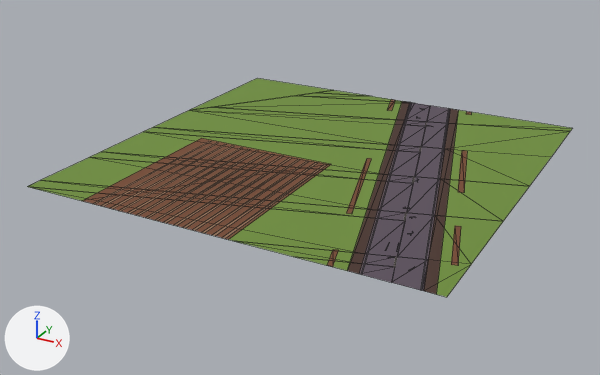
An edit to the glTF model public/assets/layouts/D-CROSSING.chunks/crossing-9-1.glb, drawn before and after from the same camera.
Camera for both pictures: a 50 mm lens placed at (138.0, -222.2, 75.8), pointed at (46.4, -55.7, -7.5). Lighting does not change. The marker at lower left points along +X, +Y and +Z. The older version comes first. Mesh edges are drawn as thin lines.

The first picture shows 'crossing-9-1'.
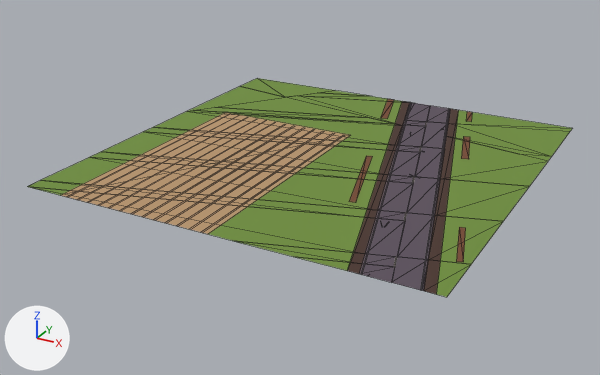
Changed parts and their boxes [x1, y1, x2, y2] in the pictures (600 x 375 px):
part 1 of me_countryside_102, rebuilt (35% wider, 35% taller)
    before: [101, 143, 218, 207]
    after: [99, 119, 257, 206]
part 2 of me_countryside_102, rebuilt (36% wider, 36% taller)
    before: [93, 141, 210, 204]
    after: [88, 117, 248, 203]
part 3 of me_countryside_102, rebuilt (16% wider, 19% taller)
    before: [83, 138, 331, 240]
    after: [61, 112, 350, 234]
part 4 of me_countryside_102, rebuilt
    before: [451, 226, 461, 265]
    after: [456, 227, 466, 262]
part 5 of me_countryside_102, rebuilt
    before: [388, 99, 395, 111]
    after: [381, 99, 394, 119]
part 6 of me_countryside_102, rebuilt (8% narrower, 16% shorter)
    before: [346, 158, 371, 214]
    after: [349, 156, 372, 203]
part 7 of me_countryside_102, rebuilt (34% wider, 36% taller)
    before: [202, 161, 308, 233]
    after: [202, 135, 344, 233]
part 8 of me_countryside_102, rebuilt (36% wider, 34% taller)
    before: [193, 159, 299, 231]
    after: [189, 133, 334, 230]
part 9 of me_countryside_102, rebuilt (35% wider, 35% taller)
    before: [183, 158, 292, 228]
    after: [177, 131, 324, 226]
part 10 of me_countryside_102, rebuilt (35% wider, 32% taller)
    before: [174, 156, 284, 226]
    after: [165, 130, 314, 223]
part 11 of me_countryside_102, deleted
    before: [111, 111, 471, 269]
part 12 of me_countryside_102, reshaped
    before: [118, 78, 448, 211]
    after: [67, 78, 552, 220]

The change, as a diff of the scene's bpy script:
```diff
--- a/public/assets/layouts/D-CROSSING.chunks/crossing-9-1.glb.py
+++ b/public/assets/layouts/D-CROSSING.chunks/crossing-9-1.glb.py
@@ me_countryside_102 @@
-me_countryside_102.from_pydata(...)  # 415 vertices, 207 faces; spans x 0.0..100.0, y -100.0..0.0, z 0.0
+me_countryside_102.from_pydata(...)  # 340 vertices, 170 faces; spans x 0.0..100.0, y -100.0..0.0, z 0.0
+# me_countryside_102 part 1: the loose piece of 4 vertices spanning x 21.7..22.5, y -100.0..-55.8, z 0.0 is rebuilt with 4 vertices and now spans x 20.9..21.4, y -100.0..-34.8, z 0.0, in mat_pal_captan (brown #c49c77)
+# me_countryside_102 part 2: the loose piece of 4 vertices spanning x 19.4..20.2, y -100.0..-55.8, z 0.0 is rebuilt with 4 vertices and now spans x 17.8..18.4, y -100.0..-34.8, z 0.0, in mat_pal_captan (brown #c49c77)
+# me_countryside_102 part 3: the loose piece of 4 vertices spanning x 16.3..54.6, y -100.0..-54.8, z 0.0 is rebuilt with 4 vertices and now spans x 10.1..49.7, y -100.0..-33.8, z 0.0, in mat_pal_khaki (brown #b9966d)
+# me_countryside_102 part 4: the loose piece of 4 vertices spanning x 91.8..98.0, y -88.6..-72.0, z 0.0 is rebuilt with 4 vertices and now spans x 92.9..98.5, y -86.9..-72.2, z 0.0, in mat_pal_leathershadow (brown #77482e)
+# me_countryside_102 part 5: the loose piece of 4 vertices spanning x 46.9..51.2, y -10.1..0.0, z 0.0 is rebuilt with 4 vertices and now spans x 45.8..53.0, y -17.5..0.0, z 0.0, in mat_pal_leathershadow (brown #77482e)
+# me_countryside_102 part 6: the loose piece of 4 vertices spanning x 60.3..70.9, y -77.9..-46.5, z 0.0 is rebuilt with 4 vertices and now spans x 59.6..69.2, y -72.4..-44.9, z 0.0, in mat_pal_leathershadow (brown #77482e)
+# me_countryside_102 part 7: the loose piece of 4 vertices spanning x 48.1..48.9, y -100.0..-55.8, z 0.0 is rebuilt with 4 vertices and now spans x 47.8..48.4, y -100.0..-34.8, z 0.0, in mat_pal_captan (brown #c49c77)
+# me_countryside_102 part 8: the loose piece of 4 vertices spanning x 45.7..46.5, y -100.0..-55.8, z 0.0 is rebuilt with 4 vertices and now spans x 44.9..45.4, y -100.0..-34.8, z 0.0, in mat_pal_captan (brown #c49c77)
+# me_countryside_102 part 9: the loose piece of 4 vertices spanning x 43.4..44.2, y -100.0..-55.8, z 0.0 is rebuilt with 4 vertices and now spans x 41.8..42.3, y -100.0..-34.8, z 0.0, in mat_pal_captan (brown #c49c77)
+# me_countryside_102 part 10: the loose piece of 4 vertices spanning x 41.1..41.9, y -100.0..-55.8, z 0.0 is rebuilt with 4 vertices and now spans x 38.9..39.4, y -100.0..-34.8, z 0.0, in mat_pal_captan (brown #c49c77)
+# me_countryside_102 part 11: 41 loose pieces with 164 vertices, spanning x 24.2..91.1, y -100.0..0.0, z 0.0, are deleted
+# me_countryside_102 part 12: 2 vertices moved from x 20.0..24.0, y -10.4..-5.0, z 0.0 to x 20.7..24.6, y -10.2..-4.9, z 0.0; 18 vertices removed from x 0.0..74.9, y -100.0..0.0, z 0.0; 99 vertices added at x 0.0..100.0, y -100.0..0.0, z 0.0
+# other edits to the shape of me_countryside_102 do not show in these pictures
 me_countryside_102.materials.append(mat_pal_grass)
@@ me_countryside_102 @@
 me_countryside_102.materials.append(mat_pal_leathershadow)
-me_countryside_102.materials.append(mat_pal_leathershadow_001)  # brown #77482e
-me_countryside_102.materials.append(mat_pal_trouserlight)  # brown #93745a
 me_countryside_102.materials.append(mat_pal_pantslight)
 me_countryside_102.materials.append(mat_pal_uidark)
+me_countryside_102.materials.append(mat_pal_khaki)  # brown #b9966d
+me_countryside_102.materials.append(mat_pal_captan)  # brown #c49c77
```
